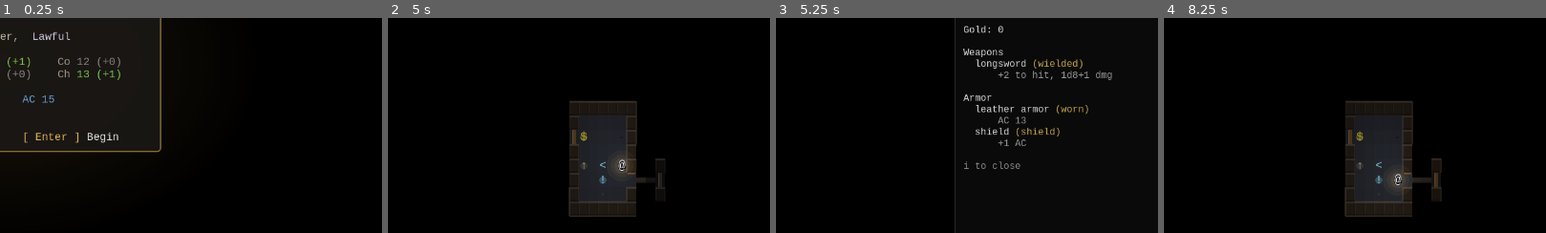
Above: before the commit, frames 1-4 (left to right).
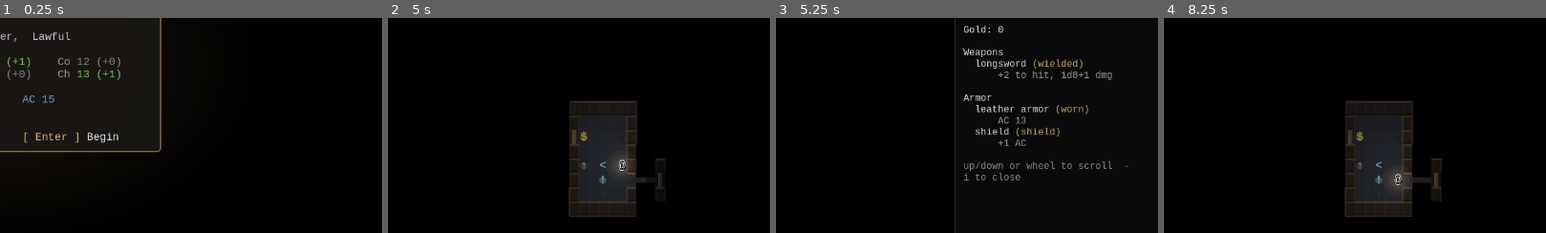
Above: after the commit, the same moments.

Repository: itaiag/basic-crawler
Game: Godot game, scene res://scenes/game.tscn
Two runs of this game, one before a commit and one after it. Both use one fixed random seed, a clock stepped at 60 frames per second and the inputs below.
Inputs:
- Up to frame 1 (0.25 s): no input
- Up to frame 2 (5 s): tap Enter at 0.5, 1.35, 2, 3.5 s; hold Right 0.53-1.28 s; tap K at 0.6, 1.55, 2.3, 3.05, 3.6, 4.55 s; tap Space at 0.77, 1.25, 1.52, 2.75, 3.02, 3.77, 4.25, 4.52 s; hold Down 1.28-2.03 s; hold Right 2.03-2.78 s; tap Keypad Enter at 2.1 s; hold Up 2.78-3.53 s; tap R at 2.85 s; hold A from 3.53 s (still down); tap C at 4.35 s
- Up to frame 3 (5.25 s): release A at 5.03 s; hold Down from 5.03 s (still down); tap I at 5.1 s
- Up to frame 4 (8.25 s): tap K at 5.3, 6.05, 6.8, 7.35 s; release Down at 5.78 s; hold Right 5.78-6.53 s; tap Q at 5.85 s; tap Space at 6.02, 6.77, 7.52 s; hold Up 6.53-7.28 s; tap F at 6.6 s; hold Right 7.28-8.03 s; hold Down from 8.03 s (still down); tap Enter at 8.1 s
The pictures show only the part of the screen within x 50-100%, y 16-66%; the shares and areas given below are measured in that part.

Frames 1-2 are identical in both runs. In frame 3, 0.6% of the frame differs, in the area x 49-93%, y 66-76%; in frame 4, nothing differs.

Commit message:
Scrollable inventory

Diff:
--- a/scripts/game.gd
+++ b/scripts/game.gd
@@ -270,10 +270,11 @@
 
 	_inv_label = RichTextLabel.new()
 	_inv_label.bbcode_enabled = true
-	_inv_label.scroll_active = false
+	# Scrollable so long inventories aren't clipped (up/down/PageUp/Down or wheel).
+	_inv_label.scroll_active = true
 	_inv_label.position = Vector2.ZERO
 	_inv_label.size = Vector2(RIGHT_PANEL_W, panel_h)
-	_inv_label.mouse_filter = Control.MOUSE_FILTER_IGNORE
+	_inv_label.mouse_filter = Control.MOUSE_FILTER_STOP
 	var style := StyleBoxFlat.new()
 	style.bg_color = Color(0.04, 0.04, 0.04)
 	style.border_color = Color(0.32, 0.32, 0.32)
@@ -389,6 +390,33 @@
 	_inventory_open = true
 	_update_inv_label()
 	_inv_bg.visible = true
+	_inv_label.get_v_scroll_bar().value = 0
+
+
+# Scroll the open inventory; returns true if the key was a scroll key (kept open).
+func _scroll_inventory(event: InputEventKey) -> bool:
+	var sb := _inv_label.get_v_scroll_bar()
+	var line_step := 28.0
+	match event.keycode:
+		KEY_UP, KEY_KP_8:
+			sb.value -= line_step
+			return true
+		KEY_DOWN, KEY_KP_2:
+			sb.value += line_step
+			return true
+		KEY_PAGEUP:
+			sb.value -= sb.page
+			return true
+		KEY_PAGEDOWN:
+			sb.value += sb.page
+			return true
+		KEY_HOME:
+			sb.value = 0
+			return true
+		KEY_END:
+			sb.value = sb.max_value
+			return true
+	return false
 
 
 func _update_inv_label() -> void:
@@ -432,7 +460,7 @@
 			and potions.is_empty() and other.is_empty():
 		t += "\n(carrying nothing)\n"
 
-	t += "\n[color=#888888]i to close[/color]"
+	t += "\n[color=#888888]up/down or wheel to scroll  -  i to close[/color]"
 	_inv_label.text = t
 
 
@@ -629,6 +657,9 @@
 		return
 
 	if _inventory_open:
+		if _scroll_inventory(event):
+			get_viewport().set_input_as_handled()
+			return
 		_inventory_open = false
 		_inv_bg.visible = false
 		get_viewport().set_input_as_handled()
